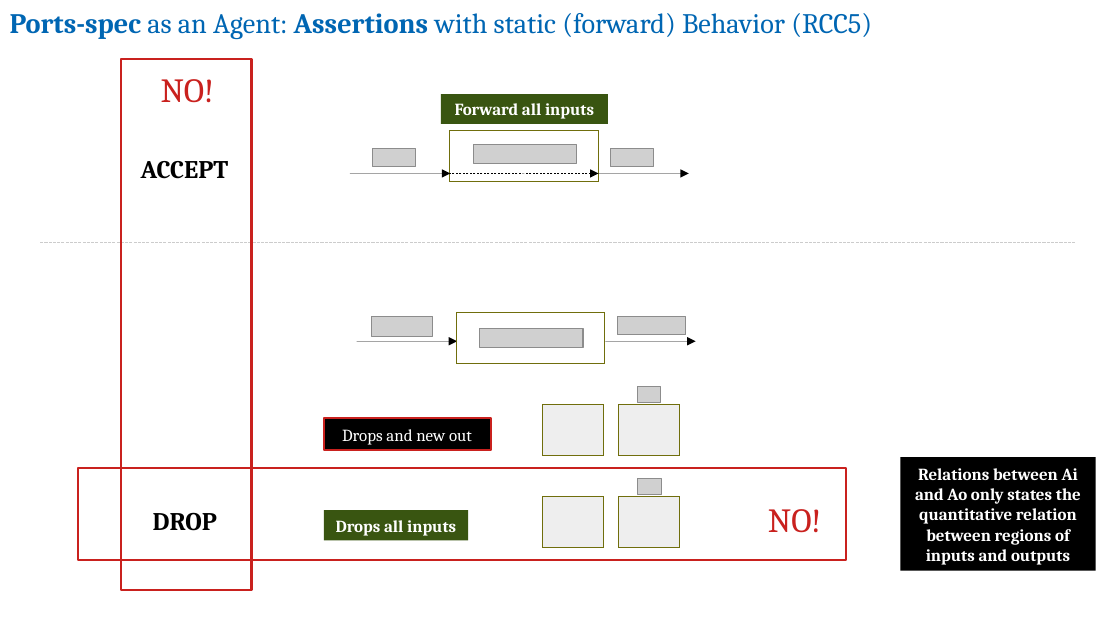
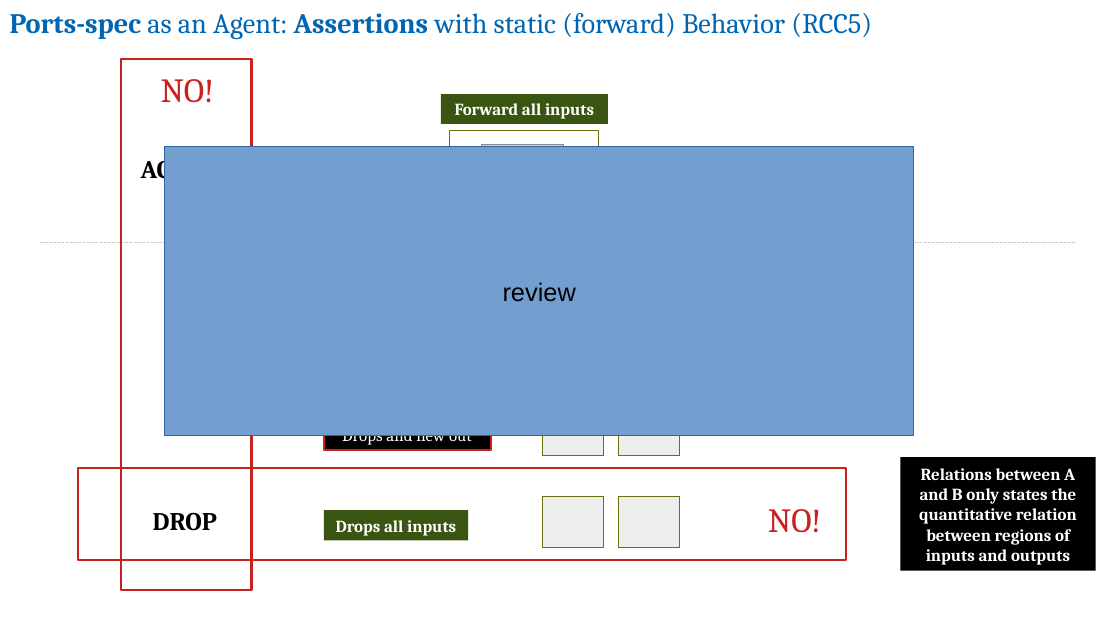
Before and after one commit to v-research/cybersecurity, a slide deck: slide 17 of images/v-research_tool-abf.odp (slide 18 before the commit). Drawn at 1120x630 pixels with LibreOffice and Linux fonts; fonts in the diff are those of the drawing; grey boxes stand for pictures; background and template pictures are left out. Boxes give left, top, right and bottom in pixels: in the first picture for what was removed or moved away, otherwise in the second. Text is boxed around its words. In the diff, an @@ line names an element or a change of style, - is before the commit and + after.

```diff
--- a/images/v-research_tool-abf.odp
+++ b/images/v-research_tool-abf.odp
@@ rectangle added at (165, 146, 914, 436), fill #729FCF, outline #3465A4 0 pt, 18 pt, text #000000 @@
+review
@@ picture removed at (373, 148, 417, 167) @@
@@ picture: place and size @@
-picture at (474, 144, 576, 164)
+picture at (482, 144, 563, 164)
@@ picture removed at (611, 148, 655, 167) @@
@@ arrow removed from (350, 174) to (450, 174) @@
@@ arrow removed from (448, 174) to (599, 174) @@
@@ arrow removed from (599, 174) to (689, 174) @@
@@ picture removed at (371, 316, 433, 336) @@
@@ rectangle removed at (456, 313, 605, 364) @@
@@ picture removed at (480, 328, 583, 348) @@
@@ picture removed at (617, 316, 686, 334) @@
@@ arrow removed from (357, 341) to (457, 341) @@
@@ arrow removed from (606, 341) to (696, 341) @@
@@ picture removed at (637, 386, 661, 402) @@
@@ picture removed at (637, 479, 661, 495) @@
@@ text in rectangle at (919, 468, 1077, 565): text changed @@
-Relations between Ai and Ao only states the quantitative relation between regions of inputs and outputs
+Relations between A and B only states the quantitative relation between regions of inputs and outputs
```
Also in this commit, not shown: 24 other slides changed, 12 slides added, 15 slides removed.
